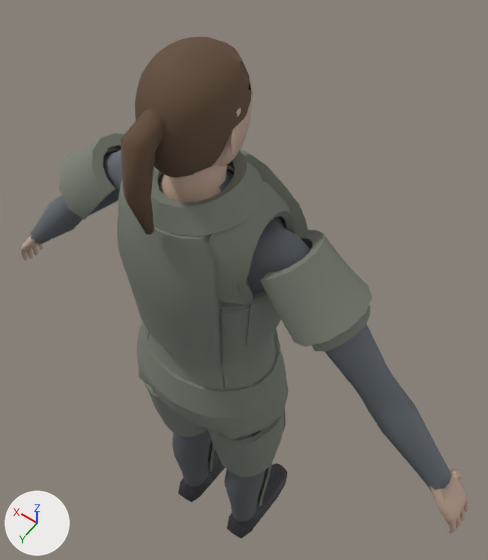
The glTF model models/characters/human/variants/f01.glb as it was, and as the next commit left it.
The view is the same before and after, from a 50 mm lens placed at (-0.55, 0.644, 2.325), pointed at (0.046, -0.19, 1.014). The axes (+X, +Y, +Z) are drawn at lower left. The lights are the same throughout. The first picture is the older version.

Names of what the first picture shows: 'body', 'head', 'kitaxil', 'kitbeltwide', 'kitdelt', 'kitheavy', 'kitlegwrap', 'kitpelvis', 'kitshcap', 'kitwrap' and 2 more.
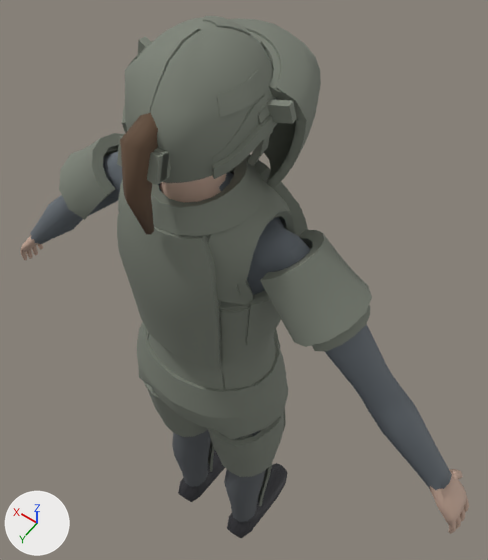
Location of each change, (x1, y1, x2, y2) in pixels of the pictures (488 x 560 px):
'kithelmrifle', added
    after: (117, 16, 279, 185)
'kitshieldrifle', added
    after: (229, 19, 321, 188)
'kitshield', added
    after: (264, 97, 300, 184)
'kitshieldframe', added
    after: (138, 31, 297, 124)
'kithelmfast', added (mostly hidden)
    after: (123, 96, 276, 182)
'kitmandarmshigh', added
    after: (256, 95, 270, 156)
'kitmandarmsmid', added
    after: (256, 115, 273, 155)
'kitmandible', added (mostly hidden)
    after: (247, 148, 260, 166)
'head', unchanged, covered by the edit
    before: (120, 37, 254, 235)
    after: (120, 113, 158, 235)

Diff of the bpy script that builds the scene:
```diff
--- a/models/characters/human/variants/f01.glb.py
+++ b/models/characters/human/variants/f01.glb.py
@@ ob_kitshieldrifle @@
+ob_kitshieldrifle = bpy.data.objects.new('kitshieldrifle', me_kitshieldrifle)  # 240 vertices, 476 faces; spans x -0.149..0.149, y -0.255..-0.06, z 1.488..1.724; in mat_kitshieldrifle (grey #7c8176)
+ob_kitshieldrifle.location = (0.0, 0.0, 0.0)
@@ ob_kitshieldframe @@
+ob_kitshieldframe = bpy.data.objects.new('kitshieldframe', me_kitshieldframe)  # 100 vertices, 188 faces; spans x -0.149..0.151, y -0.17..-0.03, z 1.672..1.724; in mat_kitshieldframe (grey #7c8176)
+ob_kitshieldframe.location = (0.0, 0.0, 0.0)
@@ ob_kitshield @@
+ob_kitshield = bpy.data.objects.new('kitshield', me_kitshield)  # 240 vertices, 476 faces; spans x -0.14..0.14, y -0.246..-0.06, z 1.495..1.715; in mat_kitshield (grey #7c8176)
+ob_kitshield.location = (0.0, 0.0, 0.0)
@@ ob_kitmandible @@
+ob_kitmandible = bpy.data.objects.new('kitmandible', me_kitmandible)  # 170 vertices, 336 faces; spans x -0.103..0.106, y -0.156..-0.03, z 1.551..1.63; in mat_kitmandible (grey #7c8176)
+ob_kitmandible.location = (0.0, 0.0, 0.0)
@@ ob_kitmandarmsmid @@
+ob_kitmandarmsmid = bpy.data.objects.new('kitmandarmsmid', me_kitmandarmsmid)  # 32 vertices, 48 faces; spans x -0.119..0.119, y -0.045..-0.009, z 1.611..1.688; in mat_kitmandarmsmid (grey #7c8176)
+ob_kitmandarmsmid.location = (0.0, 0.0, 0.0)
@@ ob_kitmandarmshigh @@
+ob_kitmandarmshigh = bpy.data.objects.new('kitmandarmshigh', me_kitmandarmshigh)  # 32 vertices, 48 faces; spans x -0.114..0.112, y -0.045..-0.009, z 1.612..1.718; in mat_kitmandarmshigh (grey #7c8176)
+ob_kitmandarmshigh.location = (0.0, 0.0, 0.0)
@@ ob_kithelmrifle @@
+ob_kithelmrifle = bpy.data.objects.new('kithelmrifle', me_kithelmrifle)  # 890 vertices, 1760 faces; spans x -0.119..0.119, y -0.159..0.143, z 1.611..1.795; in mat_kithelmrifle (grey #7c8176)
+ob_kithelmrifle.location = (0.0, 0.0, 0.0)
@@ ob_kithelmfast @@
+ob_kithelmfast = bpy.data.objects.new('kithelmfast', me_kithelmfast)  # 890 vertices, 1760 faces; spans x -0.109..0.108, y -0.152..0.135, z 1.625..1.787; in mat_kithelmfast (grey #7c8176)
+ob_kithelmfast.location = (0.0, 0.0, 0.0)
```
